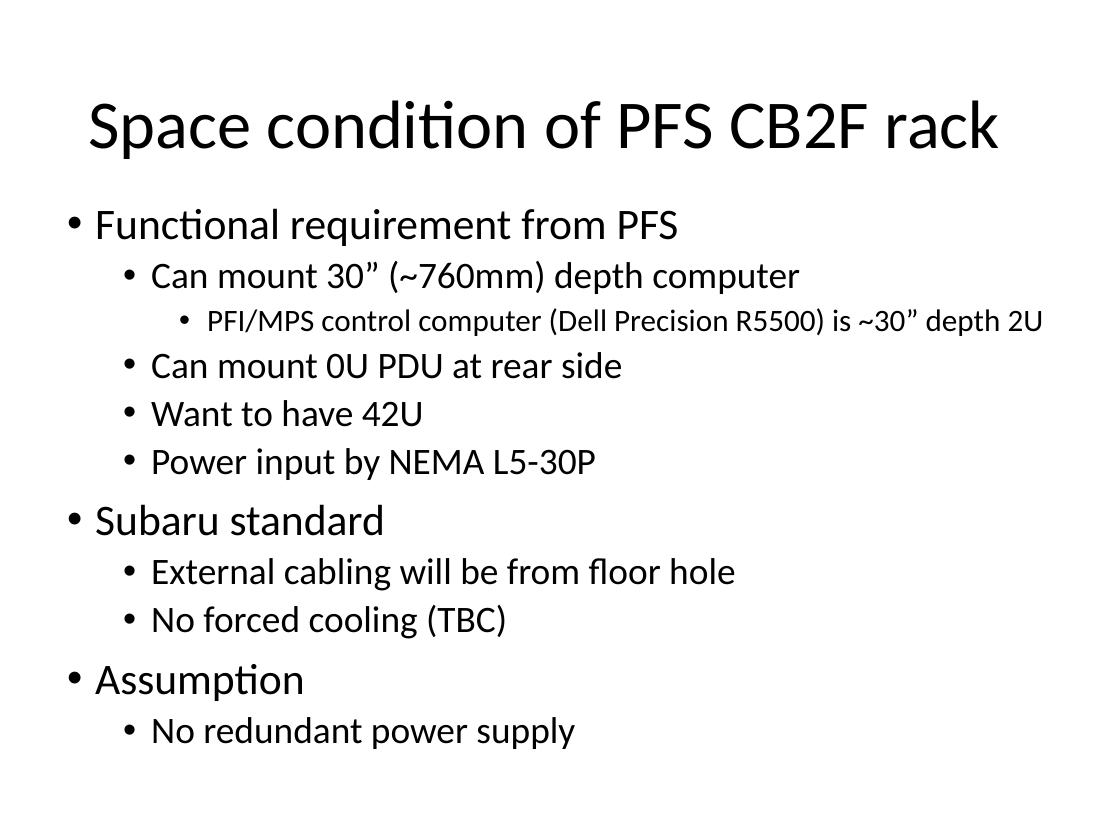
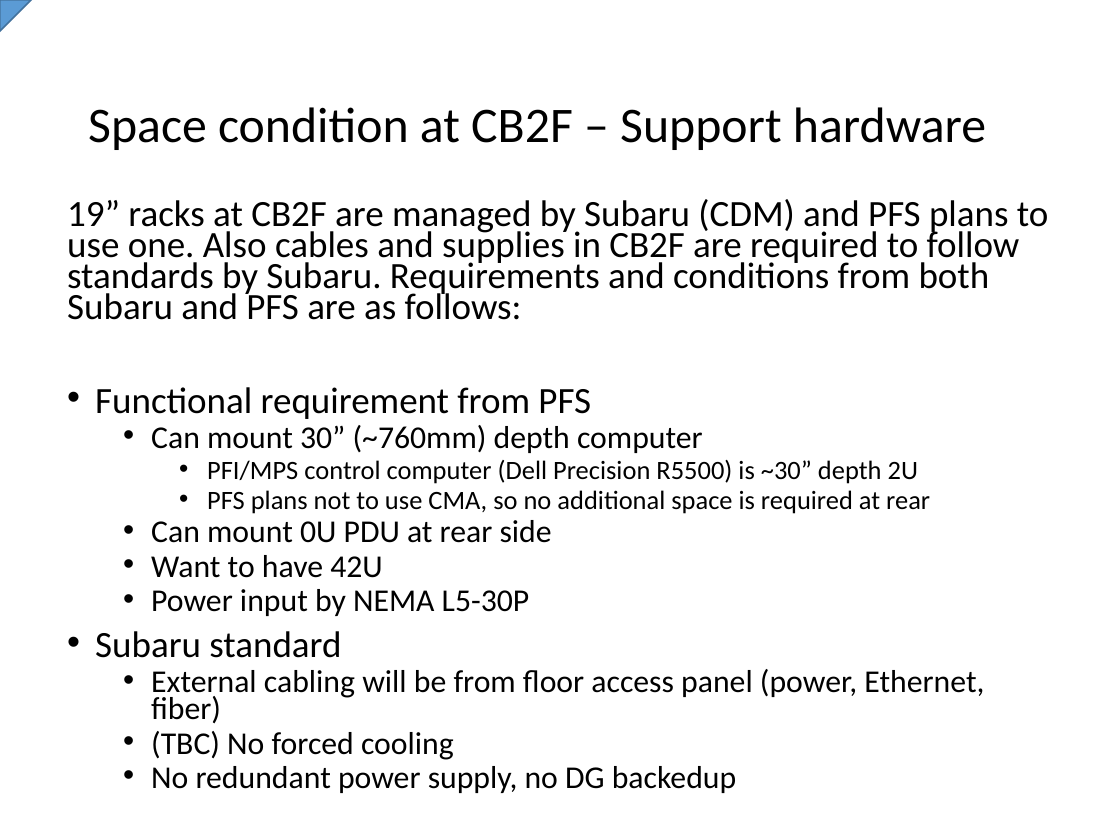
Before and after one commit to Subaru-PFS/ics_doc, a slide deck: slide 64 of SSN-00029.pptx (slide 56 before the commit). Drawn at 1120x840 pixels with LibreOffice and Linux fonts; fonts in the diff are those of the drawing. Boxes give left, top, right and bottom in pixels: in the first picture for what was removed or moved away, otherwise in the second. Text is boxed around its words. In the diff, an @@ line names an element or a change of style, - is before the commit and + after.

Commit message:
Added 1st draft for ICS overview and ICS support hardware

```diff
--- a/SSN-00029.pptx
+++ b/SSN-00029.pptx
@@ freeform shape added at (x1=0, y1=0, x2=31, y2=31), fill #5B9BD5, outline #43739E 1 pt @@
@@ title at (x1=88, y1=107, x2=986, y2=150): text changed; size 44 to 32 pt @@
-Space condition of PFS CB2F rack
+Space condition at CB2F – Support hardware
@@ text at (x1=67, y1=199, x2=1049, y2=320): paragraph added @@
+19” racks at CB2F are managed by Subaru (CDM) and PFS plans to use one. Also cables and supplies in CB2F are required to follow standards by Subaru. Requirements and conditions from both Subaru and PFS are as follows:
@@ text at (x1=95, y1=387, x2=918, y2=658): size 28 to 23.8 pt in "Functional requirement from PFS", "Subaru standard"; size 24 to 20.4 pt in "Can mount 30” (~760mm) depth computer", "Can mount 0U PDU at rear side", "Want to have 42U", "Power input by NEMA L5-30P"; size 20 to 17 pt in "PFI/MPS control computer (Dell Precision R5500) is ..."; line spacing 0.9 to 0.7 @@
@@ text at (x1=207, y1=490, x2=930, y2=514): paragraph added @@
+    • PFS plans not to use CMA, so no additional space is required at rear
@@ text at (x1=151, y1=669, x2=984, y2=793): text changed; size 24 to 20.4 pt @@
-  • External cabling will be from floor hole
-  • No forced cooling (TBC)
-• Assumption
-  • No redundant power supply
+  • External cabling will be from floor access panel (power, Ethernet, fiber)
+  • (TBC) No forced cooling
+  • No redundant power supply, no DG backedup
```
Also in this commit, not shown: 15 other slides changed, 8 slides added, 5 slides removed.
